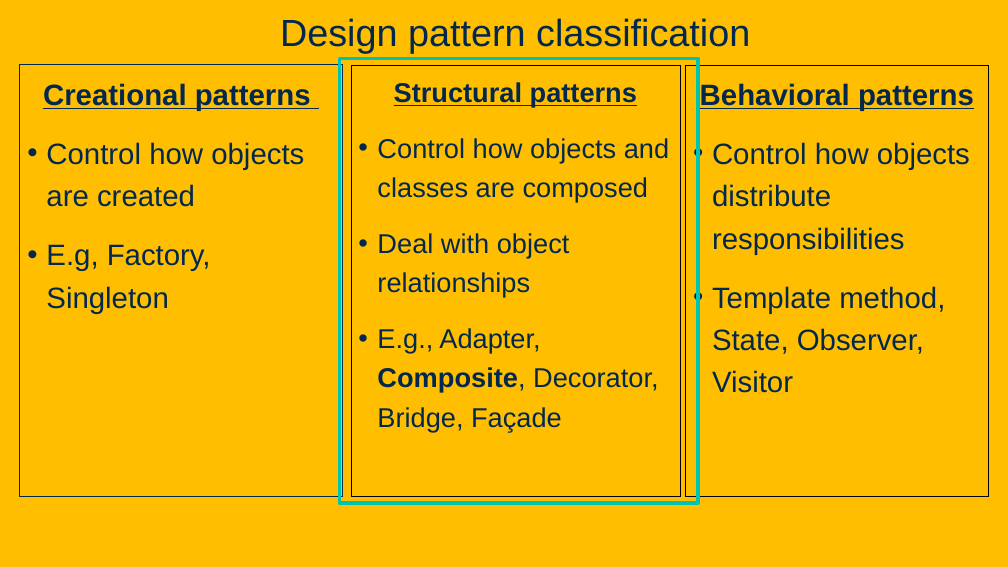
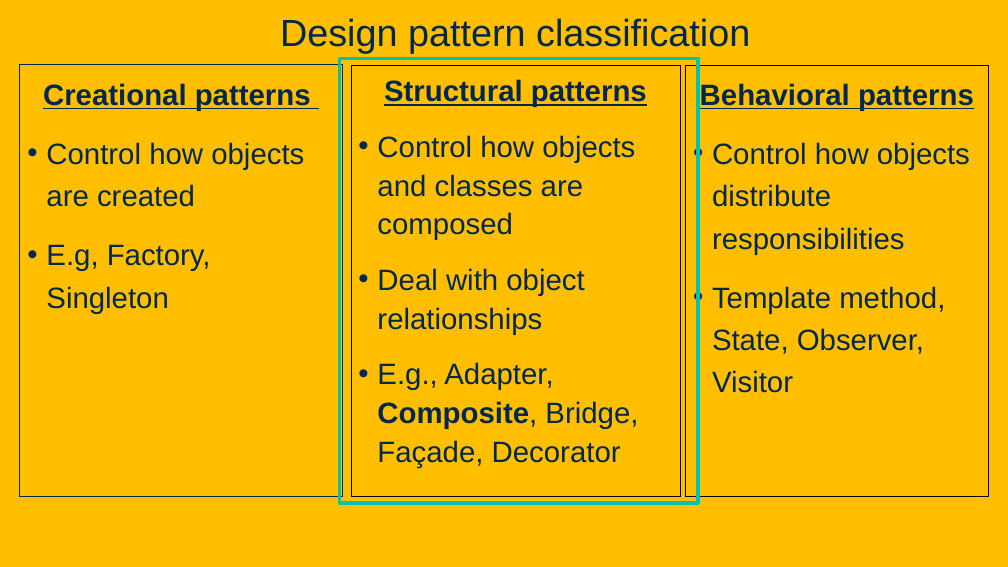
Before and after one commit to davsec-teaching/ecs160-f25, a slide deck: slide 47 of slides/8_design_patterns.pptx. Drawn at 1008x567 pixels with LibreOffice and Linux fonts; fonts in the diff are those of the drawing; background and template pictures are left out. Boxes give left, top, right and bottom in pixels: in the first picture for what was removed or moved away, otherwise in the second. Text is boxed around its words. In the diff, an @@ line names an element or a change of style, - is before the commit and + after.

Commit message:
update design pattern slides

```diff
--- a/slides/8_design_patterns.pptx
+++ b/slides/8_design_patterns.pptx
@@ text in rectangle at (377,79,647,335): size 25.9 to 28 pt in "Structural patterns", "Control how objects and classes are composed", "Deal with object relationships"; line spacing 1.2 to 1.1 @@
@@ text in rectangle at (377,362,638,468): text changed; size 25.9 to 28 pt @@
-• E.g., Adapter, Composite, Decorator, Bridge, Façade
+• E.g., Adapter, Composite, Bridge, Façade, Decorator
```
Also in this commit, not shown: 9 other slides changed, 1 slide removed.
